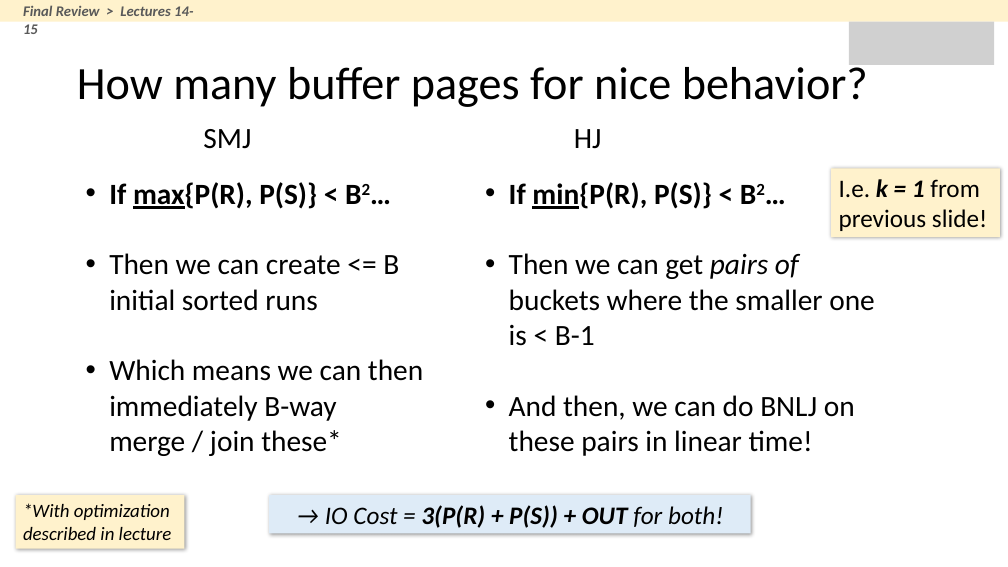
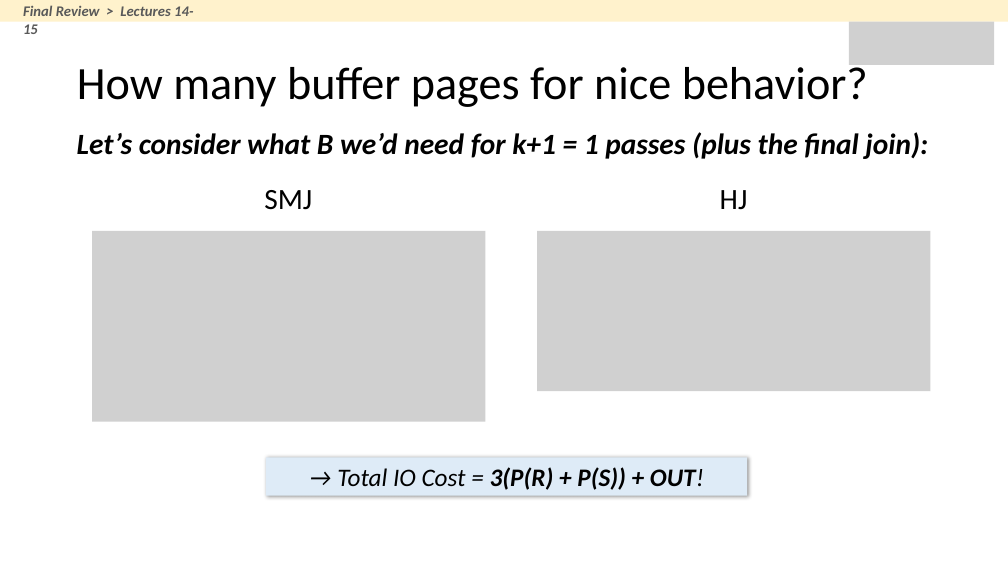
Before and after one commit to XIEQ/cs145-notebooks, a slide deck: slide 31 of final/final_review.pptx. Drawn at 1008x567 pixels with LibreOffice and Linux fonts; fonts in the diff are those of the drawing; grey boxes stand for pictures. Boxes give left, top, right and bottom in pixels: in the first picture for what was removed or moved away, otherwise in the second. Text is boxed around its words. In the diff, an @@ line names an element or a change of style, - is before the commit and + after.

```diff
--- a/final/final_review.pptx
+++ b/final/final_review.pptx
@@ text added at (77,132,928,159), 28 pt, text #000000, bold, italic @@
+Let’s consider what B we’d need for k+1 = 1 passes (plus the final join):
@@ text "SMJ": place and size @@
-text "SMJ" at (203,129,251,149)
+text "SMJ" at (264,190,312,210)
@@ text "HJ": place and size @@
-text "HJ" at (574,129,602,149)
+text "HJ" at (720,190,748,210)
@@ rectangle removed at (831,169,1000,237) @@
-I.e. k = 1 from previous slide!
@@ text removed at (109,182,423,456) @@
-• If max{P(R), P(S)} < B2…
-• Then we can create <= B initial sorted runs
-• Which means we can then immediately B-way merge / join these*
@@ text removed at (509,182,874,456) @@
-• If min{P(R), P(S)} < B2…
-• Then we can get pairs of buckets where the smaller one is < B-1
-• And then, we can do BNLJ on these pairs in linear time!
@@ picture added at (92,231,485,421) @@
@@ picture added at (537,231,930,391) @@
@@ rectangle "→ Total IO Cost = ...": place and size @@
-rectangle "→ Total IO Cost = ..." at (269,495,751,533)
+rectangle "→ Total IO Cost = ..." at (266,457,748,495)
@@ text in rectangle at (337,467,704,490): text changed; bold on @@
-→ IO Cost = 3(P(R) + P(S)) + OUT for both!
+→ Total IO Cost = 3(P(R) + P(S)) + OUT!
@@ rectangle removed at (16,495,185,549) @@
-*With optimization described in lecture
```
Also in this commit, not shown: 10 other slides changed, 1 slide added, 3 other files.
